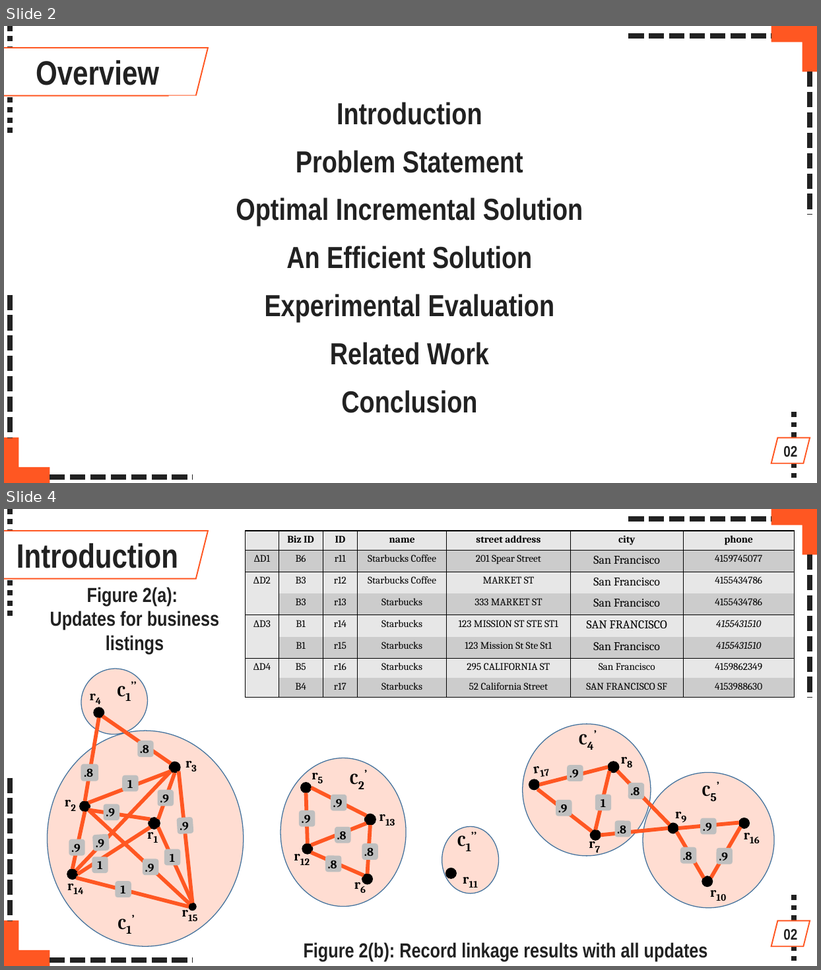
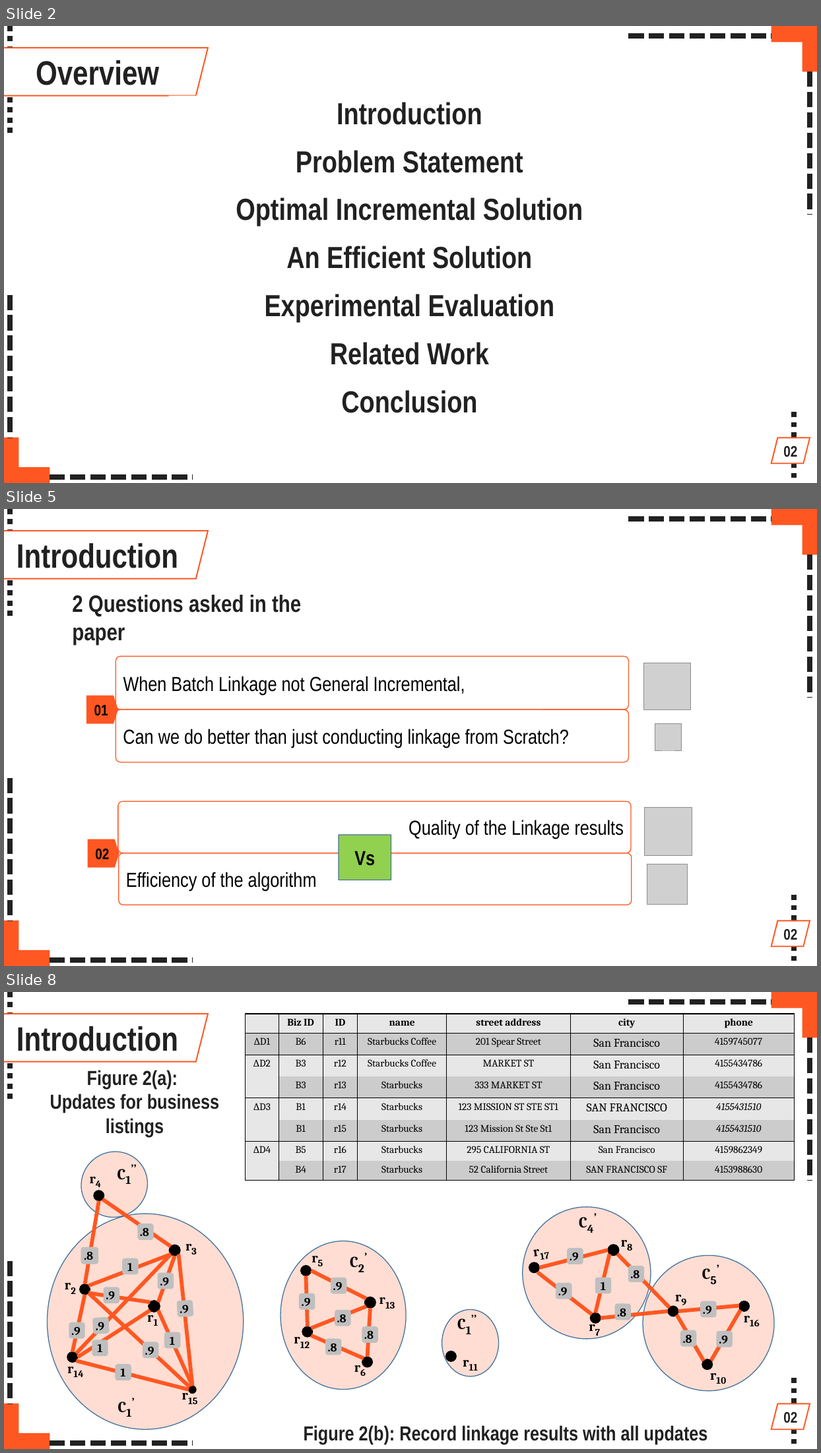
Before and after one commit to abirAbuAsim/incremental_record_linkage, a slide deck: C131001_Abir_April 13th,17.pptx. Shown one above the other, each under a label of ours: slides 2 and 4 before the commit, slides 2, 5 and 8 after it; the slides between them are not shown. The pictures are 821x970 and 821x1453 pixels, drawn with LibreOffice and Linux fonts; fonts in the diff are those of the drawing; grey boxes stand for pictures. Boxes give left, top, right and bottom in pixels: in the first picture for what was removed or moved away, otherwise in the second. Text is boxed around its words. In the diff, an @@ line names an element or a change of style, - is before the commit and + after.

```diff
--- a/C131001_Abir_April 13th,17.pptx
+++ b/C131001_Abir_April 13th,17.pptx
@@ slide 5 added at bbox=[4, 509, 817, 966], background #FFFFFF @@
@@ line added from (10, 509) to (10, 617), #212121 6 pt dashed @@
@@ line added from (628, 519) to (772, 519), #212121 6 pt dashed @@
@@ corner added at bbox=[772, 509, 817, 555], fill #FF5722 @@
@@ parallelogram added at bbox=[4, 531, 208, 579], fill #FFFFFF, outline #FF5722 1.5 pt, 40 pt, text #212121, bold @@
+Introduction
@@ line added from (811, 555) to (811, 698), #212121 6 pt dashed @@
@@ text added at bbox=[72, 595, 301, 646], 28 pt, text #212121, bold @@
+2 Questions asked in the paper
@@ rounded rectangle added at bbox=[116, 657, 628, 710], outline #FF5722 1 pt, 24 pt, text #000000 @@
+When Batch Linkage not General Incremental,
@@ picture added at bbox=[644, 663, 690, 710] @@
@@ pentagon arrow added at bbox=[86, 696, 118, 723], fill #FF5722, 18 pt, text #000000, bold @@
+01
@@ rounded rectangle added at bbox=[116, 710, 628, 762], outline #FF5722 1 pt, 24 pt, text #000000 @@
+Can we do better than just conducting linkage from Scratch?
@@ picture added at bbox=[655, 723, 682, 751] @@
@@ line added from (10, 778) to (10, 921), #212121 6 pt dashed @@
@@ rounded rectangle added at bbox=[118, 802, 631, 854], outline #FF5722 1 pt, 24 pt, text #000000 @@
+Quality of the Linkage results
@@ picture added at bbox=[644, 808, 692, 855] @@
@@ pentagon arrow added at bbox=[88, 840, 120, 867], fill #FF5722, 18 pt, text #000000, bold @@
+02
@@ rounded rectangle added at bbox=[339, 835, 391, 881], fill #92D050, outline #43739E 1 pt, 24 pt, text #000000, bold @@
+Vs
@@ rounded rectangle added at bbox=[119, 854, 632, 906], outline #FF5722 1 pt, 24 pt, text #000000 @@
+Efficiency of the algorithm
@@ picture added at bbox=[648, 865, 688, 905] @@
@@ line added from (795, 895) to (795, 966), #212121 6 pt dashed @@
@@ corner added at bbox=[4, 921, 50, 966], fill #FF5722 @@
@@ parallelogram added at bbox=[772, 921, 810, 947], fill #FFFFFF, outline #FF5722 1.5 pt, 18 pt, text #212121, bold @@
+02
@@ line added from (50, 960) to (193, 960), #212121 6 pt dashed @@
@@ what was slide 4 is now slide 8 @@
```
Also in this commit, not shown: 3 slides changed, 16 other slides added, 20 other files.
